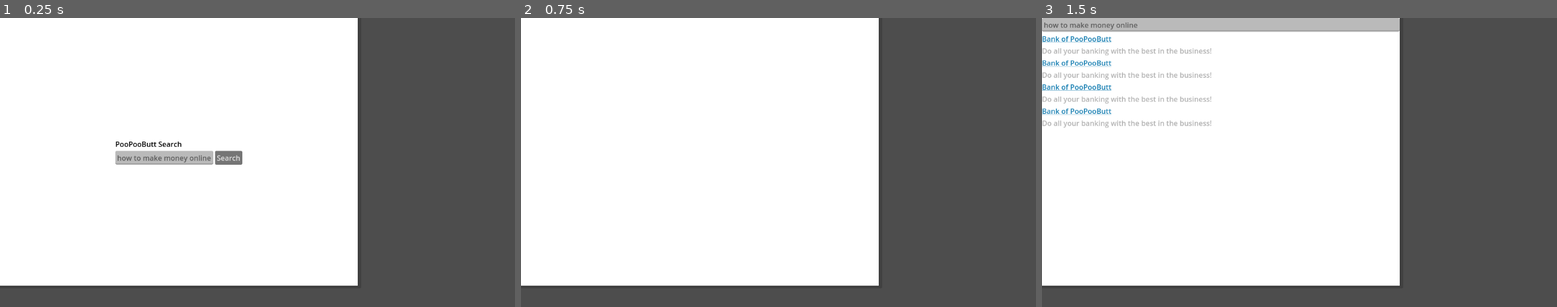
Above: before the commit, frames 1-3 (left to right).
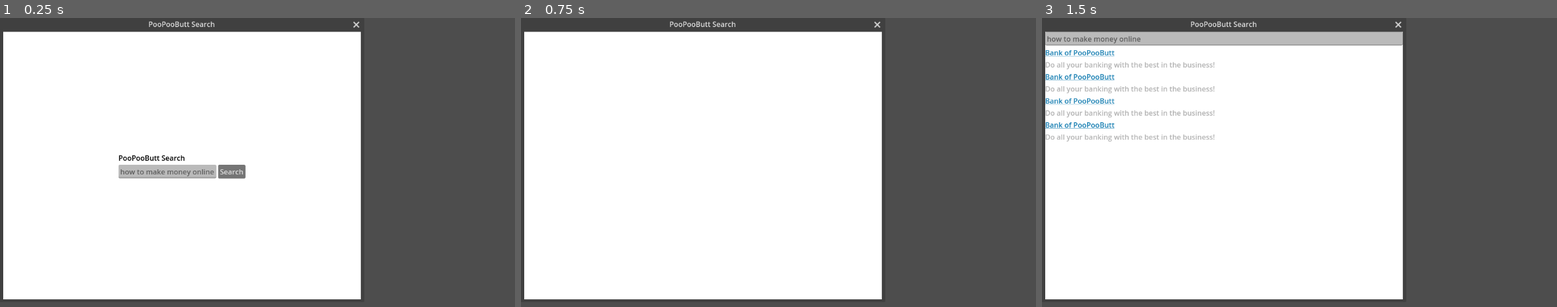
Above: after the commit, the same moments.

Repository: zsmitty2020/SSUFamJam25
Game: Godot game, scene res://Windows/Search/search_window.tscn
The game is run twice, just before and just after one commit, with the same random seed, the same clock (stepped at 60 frames per second) and the same inputs.
Inputs:
- Up to frame 1 (0.25 s): no input
- Up to frame 2 (0.75 s): click "Search" at 0.5 s
- Up to frame 3 (1.5 s): tap Enter at 1.25 s

The runs differ from the first frame. In frame 1, 10% of the frame differs, in the area x 0-71%, y 0-98%; in frame 2, 7.9%; in frame 3, 14%.

Commit message:
bank displays accurate balance

Diff:
--- /dev/null
+++ b/ssu-fam-jam-game-godot-project/Windows/Bank/bank_window.gd
@@ -0,0 +1,8 @@
+extends TextureRect
+
+func _process(_delta: float) -> void:
+	$VBoxContainer/Balance.text = "You have a balance of: $" + "%.2f"%GlobalData.balance
+
+func _on_bank_window_close_requested() -> void:
+	GlobalData.open_tabs.erase("bank")
+	get_parent().queue_free()
--- /dev/null
+++ b/ssu-fam-jam-game-godot-project/Windows/Bank/bank_window.tscn
@@ -0,0 +1,49 @@
+[gd_scene load_steps=4 format=3 uid="uid://cq6gxogepyhka"]
+
+[ext_resource type="Script" uid="uid://d4ddev0qunue2" path="res://Windows/Bank/bank_window.gd" id="1_rk71q"]
+
+[sub_resource type="Gradient" id="Gradient_vqyj1"]
+colors = PackedColorArray(1, 1, 1, 1, 1, 1, 1, 1)
+
+[sub_resource type="GradientTexture1D" id="GradientTexture1D_rk71q"]
+gradient = SubResource("Gradient_vqyj1")
+
+[node name="BankWindow" type="Window"]
+oversampling_override = 1.0
+position = Vector2i(7, 31)
+size = Vector2i(800, 600)
+
+[node name="BankWindow" type="TextureRect" parent="."]
+anchors_preset = 15
+anchor_right = 1.0
+anchor_bottom = 1.0
+grow_horizontal = 2
+grow_vertical = 2
+texture = SubResource("GradientTexture1D_rk71q")
+script = ExtResource("1_rk71q")
+
+[node name="VBoxContainer" type="VBoxContainer" parent="BankWindow"]
+layout_mode = 1
+anchors_preset = 15
+anchor_right = 1.0
+anchor_bottom = 1.0
+grow_horizontal = 2
+grow_vertical = 2
+
+[node name="Label" type="Label" parent="BankWindow/VBoxContainer"]
+layout_mode = 2
+theme_override_colors/font_color = Color(0, 0, 0, 1)
+theme_override_font_sizes/font_size = 36
+text = "PooPooButt Bank"
+
+[node name="Label2" type="Label" parent="BankWindow/VBoxContainer"]
+layout_mode = 2
+theme_override_colors/font_color = Color(0.5264226, 0.5264226, 0.5264226, 1)
+text = "Bank with the best!"
+
+[node name="Balance" type="Label" parent="BankWindow/VBoxContainer"]
+layout_mode = 2
+theme_override_colors/font_color = Color(0.5264226, 0.5264226, 0.5264226, 1)
+text = "You have a balance of:"
+
+[connection signal="close_requested" from="." to="BankWindow" method="_on_bank_window_close_requested"]
--- a/ssu-fam-jam-game-godot-project/Windows/Search/search_window.gd
+++ b/ssu-fam-jam-game-godot-project/Windows/Search/search_window.gd
@@ -9,4 +9,7 @@
 
 
 func _on_url_meta_clicked(_meta: Variant) -> void:
-	pass
+	var temp = preload("res://Windows/Bank/bank_window.tscn").instantiate()
+	if GlobalData.open_tabs.find("bank")==-1:
+		get_tree().get_root().add_child(temp)
+		GlobalData.open_tabs.append("bank")
--- a/ssu-fam-jam-game-godot-project/Windows/Search/search_window.tscn
+++ b/ssu-fam-jam-game-godot-project/Windows/Search/search_window.tscn
@@ -8,9 +8,10 @@
 [sub_resource type="GradientTexture1D" id="GradientTexture1D_0ftlf"]
 gradient = SubResource("Gradient_kj3s0")
 
-[node name="Window" type="Window"]
+[node name="SearchWindow" type="Window"]
 oversampling_override = 1.0
 title = "PooPooButt Search"
+position = Vector2i(7, 31)
 size = Vector2i(800, 600)
 
 [node name="SearchWindow" type="TextureRect" parent="."]
--- a/ssu-fam-jam-game-godot-project/global_data.gd
+++ b/ssu-fam-jam-game-godot-project/global_data.gd
@@ -1,4 +1,5 @@
 extends Node
 
 var inventory = {}
-var balance = 0
+var balance = 0.00
+var open_tabs = []
Not shown, added: ssu-fam-jam-game-godot-project/Windows/Bank/bank_window.gd.uid
